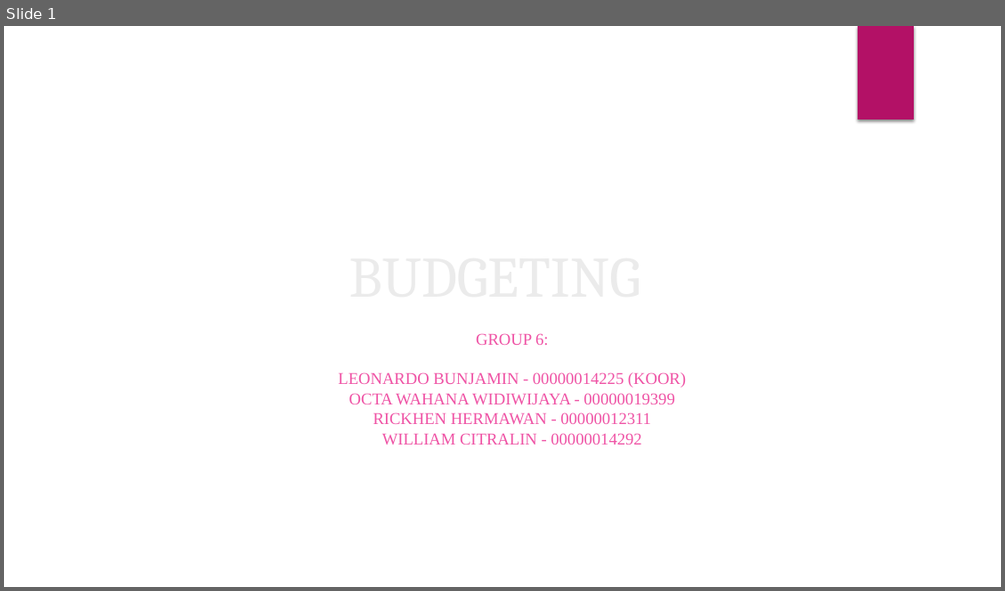
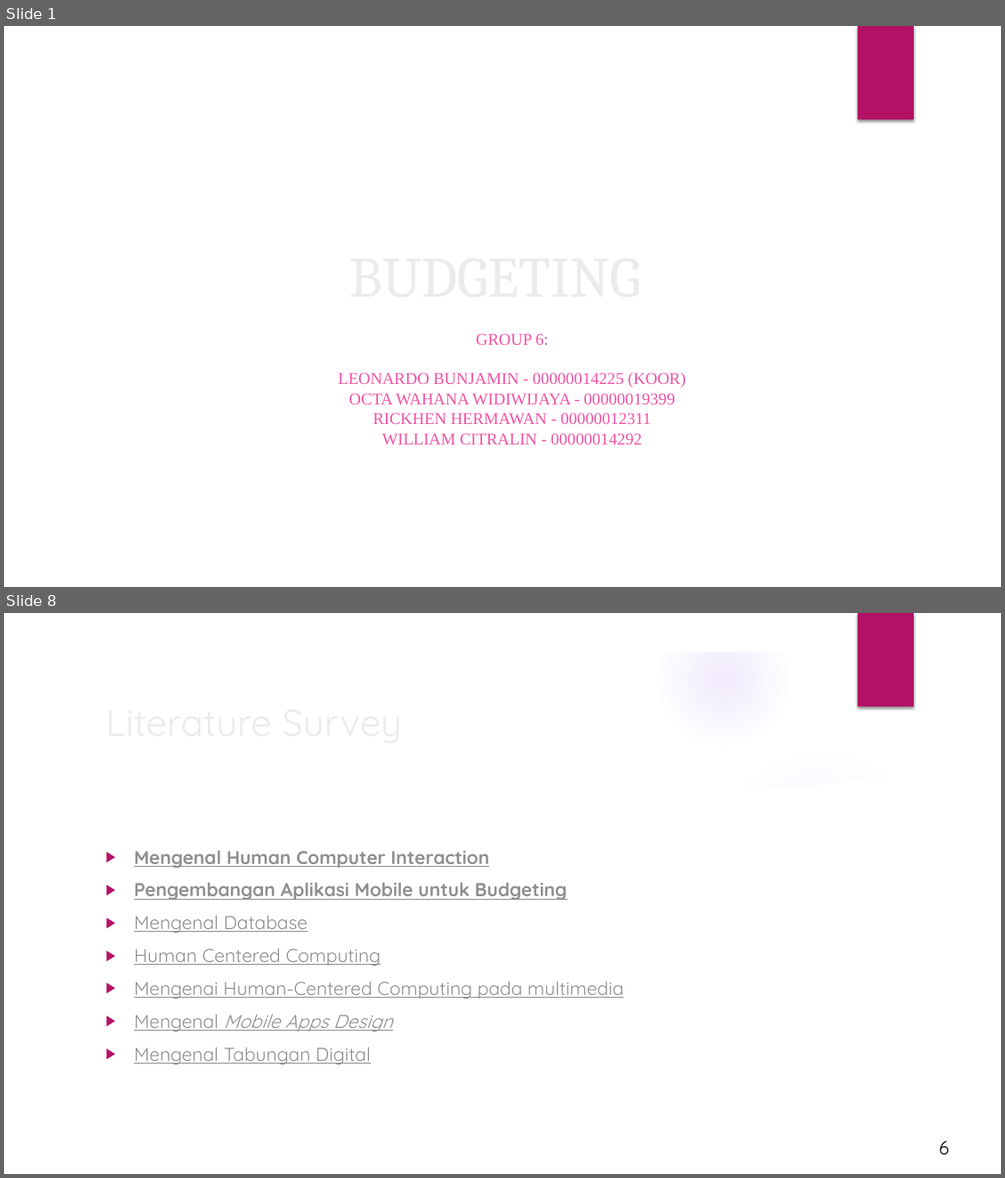
Before and after one commit to tyrand3/HCI-Budgeting, a slide deck: PPTHCiBudgeting.pptx. Shown one above the other, each under a label of ours: slide 1 before the commit, slides 1 and 8 after it; the slides between them are not shown. The pictures are 1005x591 and 1005x1178 pixels, drawn with LibreOffice and Linux fonts; fonts in the diff are those of the drawing; background and template pictures are left out. Boxes give left, top, right and bottom in pixels: in the first picture for what was removed or moved away, otherwise in the second. Text is boxed around its words. In the diff, an @@ line names an element or a change of style, - is before the commit and + after.

```diff
--- a/PPTHCiBudgeting.pptx
+++ b/PPTHCiBudgeting.pptx
@@ slide 8 added at [4,613,1001,1174], background picture (left out); not listed: 1 template element that a slide beside it also shows @@
@@ group added at [4,613,1001,1174]: 5 ellipses, 3 freeform shapes @@
@@ title added at [98,692,815,750], 36 pt, text #EBEBEB @@
+Literature Survey
@@ text added at [134,850,623,1064], 18 pt, text #8F8F8F, underline @@
+▶ Mengenal Human Computer Interaction
+▶ Pengembangan Aplikasi Mobile untuk Budgeting
+▶ Mengenal Database
+▶ Human Centered Computing
+▶ Mengenai Human-Centered Computing pada multimedia
+▶ Mengenal Mobile Apps Design
+▶ Mengenal Tabungan Digital
@@ text added at [938,1141,948,1155], 18 pt, text #000000 @@
+6
```
Also in this commit, not shown: 20 slides changed, 13 other slides added, 5 other files.
